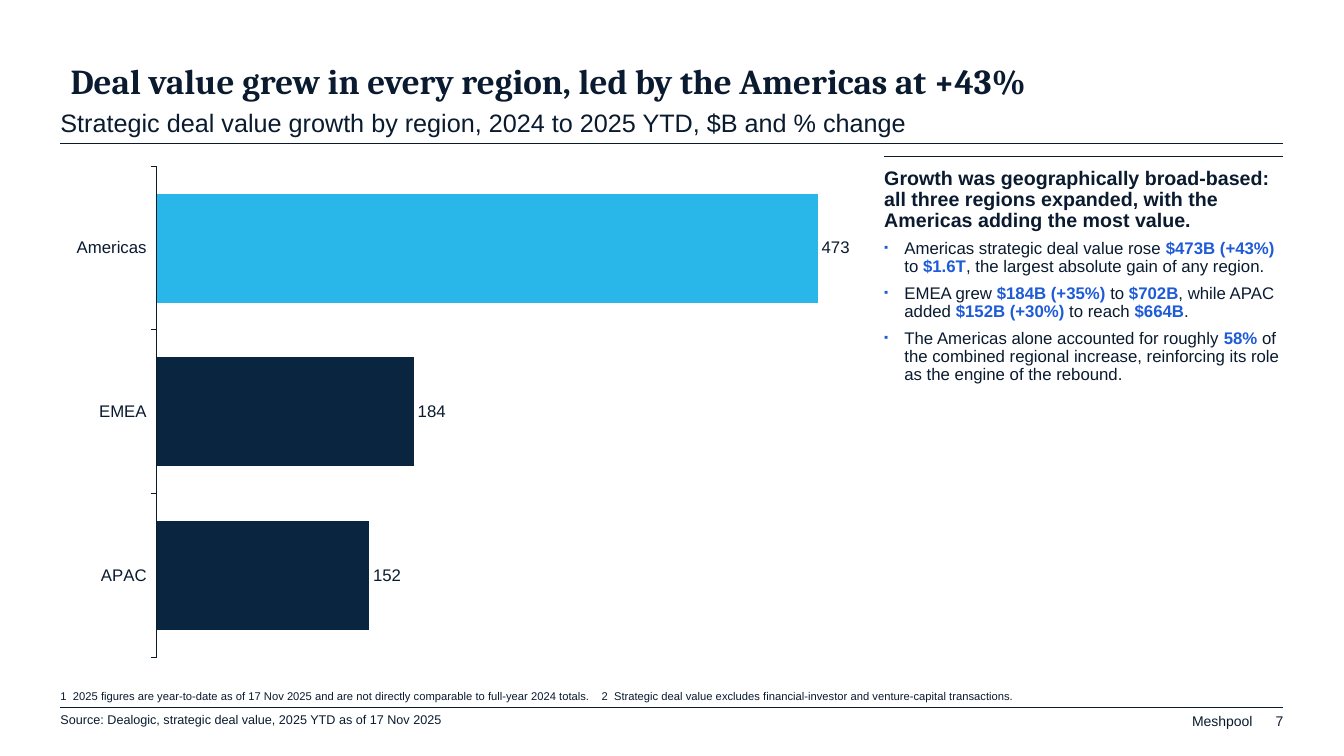
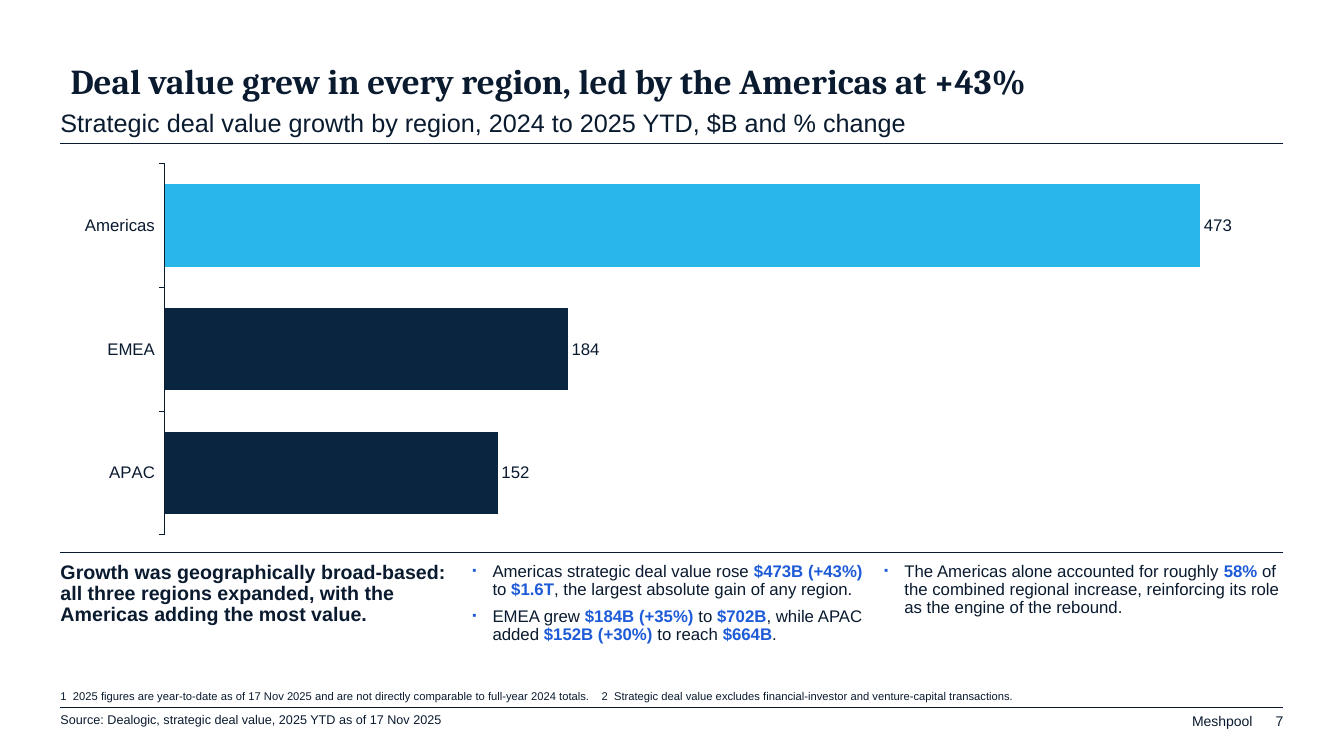
Before and after one commit to hamzaaziada/meshpool-harness, a slide deck: slide 7 of docs/deck-engine/examples/content_only_bain.pptx. Drawn at 1344x756 pixels with LibreOffice and Linux fonts; fonts in the diff are those of the drawing. Boxes give left, top, right and bottom in pixels: in the first picture for what was removed or moved away, otherwise in the second. Text is boxed around its words. In the diff, an @@ line names an element or a change of style, - is before the commit and + after.

```diff
--- a/docs/deck-engine/examples/content_only_bain.pptx
+++ b/docs/deck-engine/examples/content_only_bain.pptx
@@ bar chart at <box>60,156,1284,542</box> @@
@@ category axis changed @@
@@ bar chart: place and size @@
-bar chart at <box>60,156,872,667</box>
+bar chart at <box>60,156,1284,542</box>
@@ text at <box>884,170,1269,231</box>: paragraph removed @@
-Growth was geographically broad-based: all three regions expanded, with the Americas adding the most value.
@@ line removed from (884, 156) to (1284, 156) @@
@@ text at <box>904,332,1279,384</box>: paragraph removed @@
-▪ The Americas alone accounted for roughly 58% of the combined regional increase, reinforcing its role as the engine of the rebound.
@@ line added from (60, 553) to (1284, 553), #0A1A2F 0.75 pt @@
@@ text added at <box>60,564,445,625</box>, 14 pt, text #0A1A2F, bold @@
+Growth was geographically broad-based: all three regions expanded, with the Americas adding the most value.
@@ text "Americas strategic deal value rose ...": place and size @@
-text "Americas strategic deal value rose ..." at <box>884,170,1279,384</box>
+text "Americas strategic deal value rose ..." at <box>493,564,863,644</box>
@@ text added at <box>904,565,1279,617</box>, 12 pt, text #0A1A2F @@
+▪ The Americas alone accounted for roughly 58% of the combined regional increase, reinforcing its role as the engine of the rebound.
```
Also in this commit, not shown: 7 other slides changed, 14 other files.
